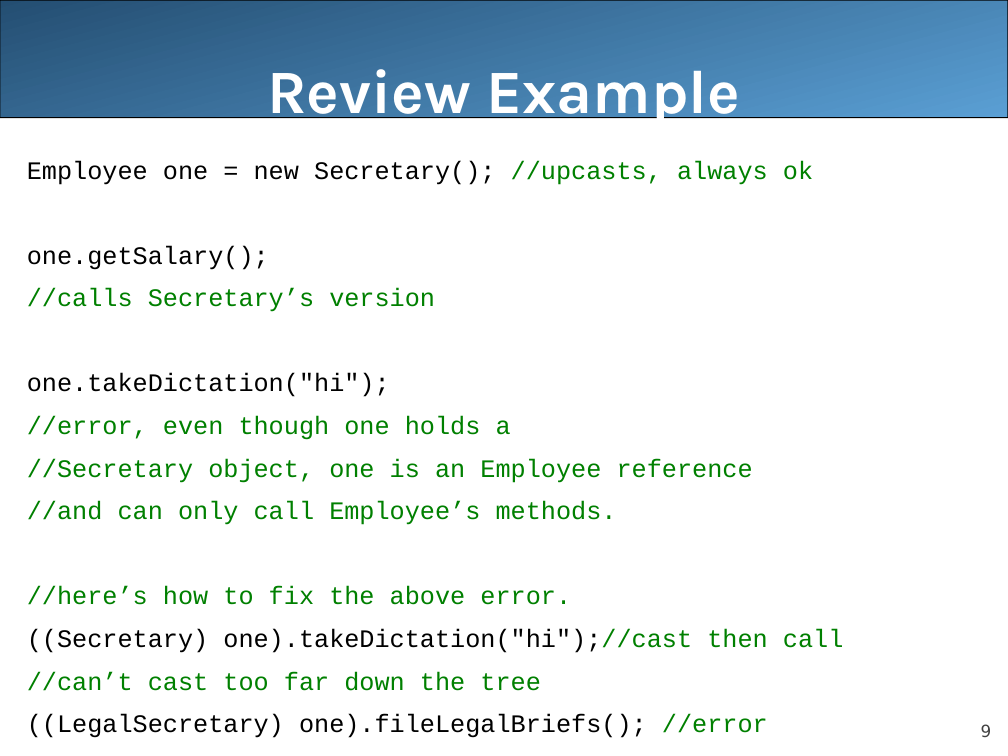
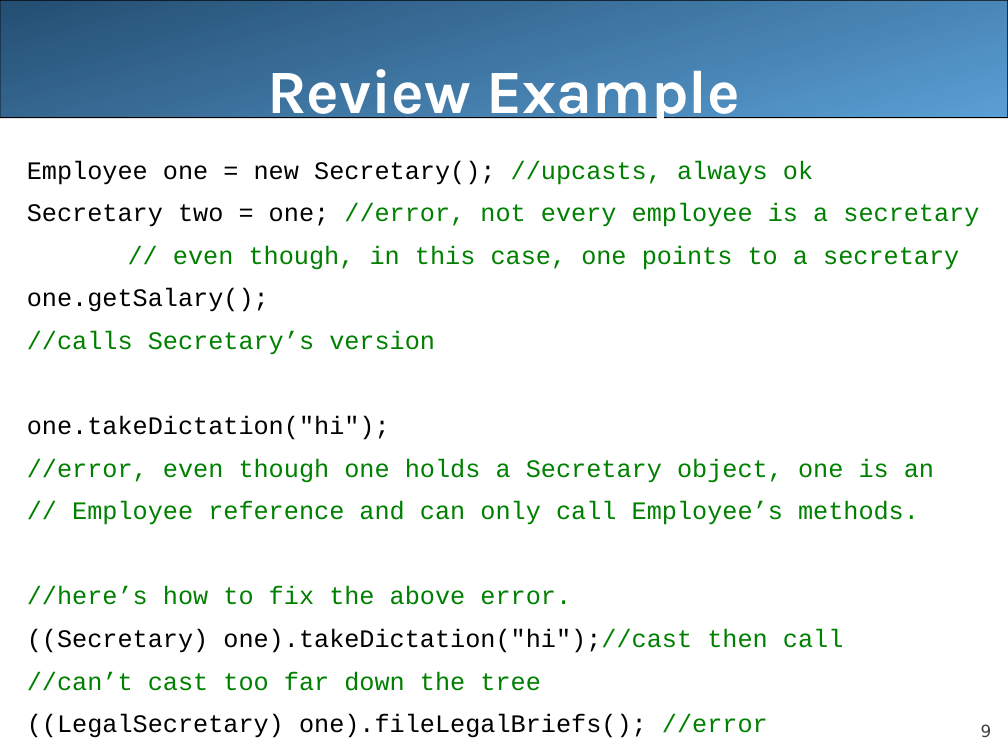
Before and after one commit to LongBaoNguyen/longbaonguyen.github.io, a slide deck: slide 9 of courses/apcsa/lecture22.ppt. Drawn at 1008x756 pixels with LibreOffice and Linux fonts; fonts in the diff are those of the drawing. Boxes give left, top, right and bottom in pixels: in the first picture for what was removed or moved away, otherwise in the second. Text is boxed around its words. In the diff, an @@ line names an element or a change of style, - is before the commit and + after.

```diff
--- a/courses/apcsa/lecture22.ppt
+++ b/courses/apcsa/lecture22.ppt
@@ text at (27,203,979,270): paragraphs added @@
+Secretary two = one; //error, not every employee is a secretary
+// even though, in this case, one points to a secretary
@@ text at (27,458,934,525): text changed @@
-//error, even though one holds a
-//Secretary object, one is an Employee reference
-//and can only call Employee’s methods.
+//error, even though one holds a Secretary object, one is an
+// Employee reference and can only call Employee’s methods.
```
Also in this commit, not shown: 1 other slide changed, 19 other files.
